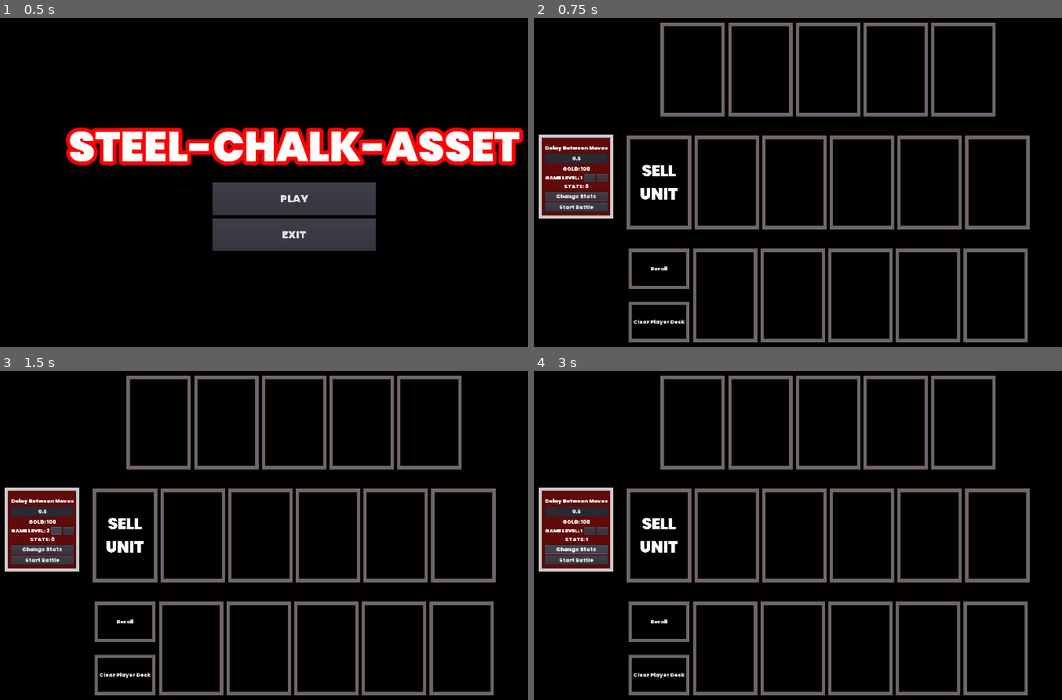
Above: before the commit, frames 1-4 (two rows, left to right).
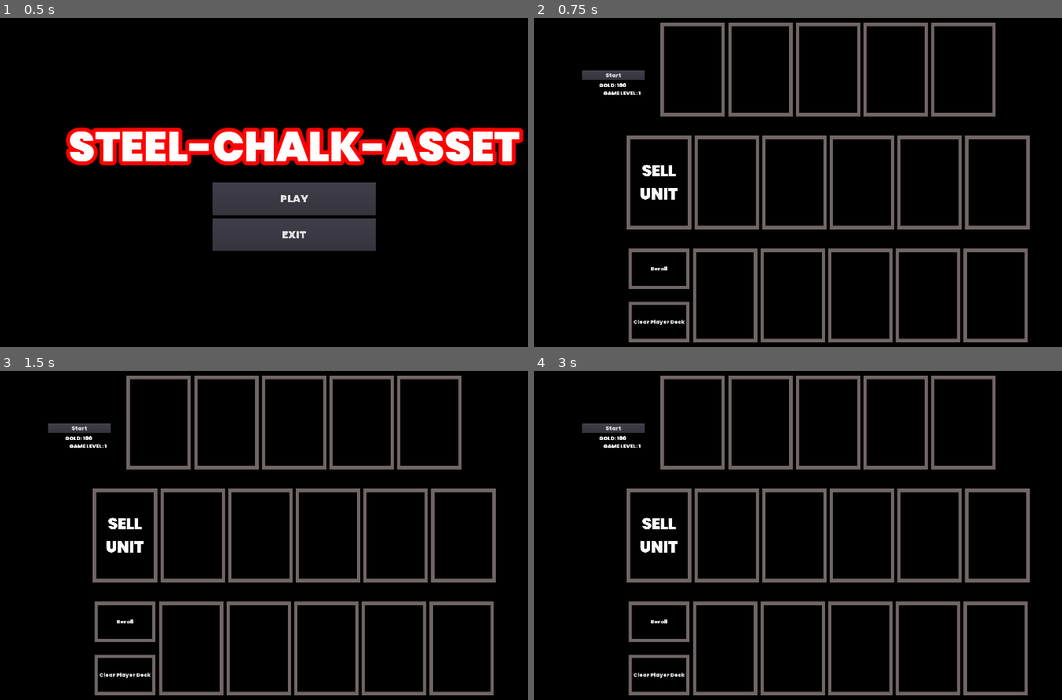
Above: after the commit, the same moments.

Repository: RM35/steel-chalk-asset
Game: Godot game, scene res://main_menu/main_menu.tscn
Two runs of this game, one before a commit and one after it. Both use one fixed random seed, a clock stepped at 60 frames per second and the inputs below.
Inputs (mouse positions are in pixels of both pictures, inside the frame that each line leads up to):
- Up to frame 1 (0.5 s): no input
- Up to frame 2 (0.75 s): click "PLAY" at 0.5 s
- Up to frame 3 (1.5 s): click (52, 532) at 1.27 s
- Up to frame 4 (3 s): click (602, 532) at 2.02 s; click (576, 548) at 2.75 s, where only the run before the commit has a clickable "Change State"

Frame 1 is identical in both runs. In frame 2, 4.1% of the frame differs, in the area x 0-21%, y 15-61%; in frame 3, 4.1%; in frame 4, 4.1%.

Commit message:
feat: debug tool win hidden by default

Diff:
--- a/project.godot
+++ b/project.godot
@@ -31,6 +31,14 @@
 window/stretch/mode="viewport"
 window/stretch/aspect="keep"
 
+[input]
+
+debug={
+"deadzone": 0.5,
+"events": [ Object(InputEventKey,"resource_local_to_scene":false,"resource_name":"","device":0,"alt":false,"shift":false,"control":false,"meta":false,"command":false,"pressed":false,"scancode":16777244,"physical_scancode":0,"unicode":0,"echo":false,"script":null)
+ ]
+}
+
 [physics]
 
 common/enable_pause_aware_picking=true
--- a/world/world.gd
+++ b/world/world.gd
@@ -27,6 +27,9 @@
 #Generating new cards
 export(Curve) var probability_curve: Curve
 var rng = RandomNumberGenerator.new()
+
+#Debug
+var debug_win_delay: float = 0
 
 func get_rarity():
 	rng.randomize()
@@ -61,9 +64,13 @@
 			{"res": l_u_t, "pool_count": card_pools[l_u_t.rarity]}
 
 func _process(delta):
-	$Debug/Panel/MarginContainer/VB/HB/Level.text = "GAME LEVEL: " + str(game_level)
-	$Debug/Panel/MarginContainer/VB/Gold.text = "GOLD: " + str(player_gold)
-	$Debug/Panel/MarginContainer/VB/State.text = "STATE: " + str(game_state)
+	debug_win_delay += delta
+	$MainInfo/Level.text = "GAME LEVEL: " + str(game_level)
+	$MainInfo/Gold.text = "GOLD: " + str(player_gold)
+	print(debug_win_delay)
+	if Input.is_action_pressed("debug") && debug_win_delay > 0.2:
+		debug_win_delay = 0
+		$Debug.visible = !$Debug.visible
 
 #Debug
 func _on_Reroll_pressed():
@@ -110,10 +117,6 @@
 	for node in player_slots:
 		if node.get_node("Control").get_child_count() != 0:
 			node.get_node("Control").get_child(0).queue_free()
-
-func _on_Button_pressed():
-	game_state += 1
-	game_state = game_state % 2
 
 func _on_Battle_pressed():
 	reroll_enemies()
--- a/world/world.tscn
+++ b/world/world.tscn
@@ -189,6 +189,7 @@
 stream = ExtResource( 5 )
 
 [node name="Debug" type="Control" parent="."]
+visible = false
 margin_left = 74.0
 margin_top = 393.0
 margin_right = 303.0
@@ -219,7 +220,7 @@
 margin_left = 20.0
 margin_top = 30.0
 margin_right = 212.0
-margin_bottom = 237.0
+margin_bottom = 228.0
 
 [node name="Label" type="Label" parent="Debug/Panel/MarginContainer/VB"]
 margin_right = 192.0
@@ -237,10 +238,57 @@
 text = "0.5"
 align = 1
 
-[node name="Gold" type="Label" parent="Debug/Panel/MarginContainer/VB"]
+[node name="HB" type="HBoxContainer" parent="Debug/Panel/MarginContainer/VB"]
 margin_top = 64.0
 margin_right = 192.0
-margin_bottom = 87.0
+margin_bottom = 84.0
+
+[node name="LevelUp" type="Button" parent="Debug/Panel/MarginContainer/VB/HB"]
+margin_right = 94.0
+margin_bottom = 20.0
+size_flags_horizontal = 3
+
+[node name="LevelDown" type="Button" parent="Debug/Panel/MarginContainer/VB/HB"]
+margin_left = 98.0
+margin_right = 192.0
+margin_bottom = 20.0
+size_flags_horizontal = 3
+
+[node name="State" type="Label" parent="Debug/Panel/MarginContainer/VB"]
+margin_top = 131.0
+margin_right = 192.0
+margin_bottom = 154.0
+size_flags_horizontal = 3
+size_flags_vertical = 6
+custom_fonts/font = SubResource( 3 )
+text = "STATE:"
+align = 1
+valign = 1
+
+[node name="RoundTimer" type="Timer" parent="."]
+
+[node name="MoveDelay" type="Timer" parent="."]
+wait_time = 0.5
+
+[node name="MainInfo" type="Control" parent="."]
+margin_left = 219.0
+margin_top = 166.0
+margin_right = 371.0
+margin_bottom = 296.0
+
+[node name="Battle" type="Button" parent="MainInfo"]
+margin_left = -12.0
+margin_top = 31.0
+margin_right = 180.0
+margin_bottom = 60.0
+custom_fonts/font = SubResource( 5 )
+text = "Start"
+
+[node name="Gold" type="Label" parent="MainInfo"]
+margin_left = -14.0
+margin_top = 65.0
+margin_right = 178.0
+margin_bottom = 88.0
 size_flags_horizontal = 3
 size_flags_vertical = 6
 custom_fonts/font = SubResource( 3 )
@@ -248,67 +296,21 @@
 align = 1
 valign = 1
 
-[node name="HB" type="HBoxContainer" parent="Debug/Panel/MarginContainer/VB"]
-margin_top = 91.0
-margin_right = 192.0
-margin_bottom = 114.0
-
-[node name="Level" type="Label" parent="Debug/Panel/MarginContainer/VB/HB"]
-margin_right = 61.0
-margin_bottom = 23.0
+[node name="Level" type="Label" parent="MainInfo"]
+margin_left = 53.0
+margin_top = 89.0
+margin_right = 114.0
+margin_bottom = 112.0
 size_flags_horizontal = 3
 size_flags_vertical = 6
 custom_fonts/font = SubResource( 3 )
 text = "LEVEL:"
 align = 1
 valign = 1
-
-[node name="LevelUp" type="Button" parent="Debug/Panel/MarginContainer/VB/HB"]
-margin_left = 65.0
-margin_right = 126.0
-margin_bottom = 23.0
-size_flags_horizontal = 3
-
-[node name="LevelDown" type="Button" parent="Debug/Panel/MarginContainer/VB/HB"]
-margin_left = 130.0
-margin_right = 192.0
-margin_bottom = 23.0
-size_flags_horizontal = 3
-
-[node name="State" type="Label" parent="Debug/Panel/MarginContainer/VB"]
-margin_top = 118.0
-margin_right = 192.0
-margin_bottom = 141.0
-size_flags_horizontal = 3
-size_flags_vertical = 6
-custom_fonts/font = SubResource( 3 )
-text = "STATE:"
-align = 1
-valign = 1
-
-[node name="Button" type="Button" parent="Debug/Panel/MarginContainer/VB"]
-margin_top = 145.0
-margin_right = 192.0
-margin_bottom = 174.0
-custom_fonts/font = SubResource( 5 )
-text = "Change State"
-
-[node name="Battle" type="Button" parent="Debug/Panel/MarginContainer/VB"]
-margin_top = 178.0
-margin_right = 192.0
-margin_bottom = 207.0
-custom_fonts/font = SubResource( 5 )
-text = "Start Battle"
-
-[node name="RoundTimer" type="Timer" parent="."]
-
-[node name="MoveDelay" type="Timer" parent="."]
-wait_time = 0.5
 
 [connection signal="pressed" from="VB/ShopCards/VB/Reroll" to="." method="_on_Reroll_pressed"]
 [connection signal="pressed" from="VB/ShopCards/VB/ClearTeam" to="." method="_on_ClearTeam_pressed"]
 [connection signal="pressed" from="Debug/Panel/MarginContainer/VB/HB/LevelUp" to="." method="_on_LevelUp_pressed"]
 [connection signal="pressed" from="Debug/Panel/MarginContainer/VB/HB/LevelDown" to="." method="_on_LevelDown_pressed"]
-[connection signal="pressed" from="Debug/Panel/MarginContainer/VB/Button" to="." method="_on_Button_pressed"]
-[connection signal="pressed" from="Debug/Panel/MarginContainer/VB/Battle" to="." method="_on_Battle_pressed"]
 [connection signal="timeout" from="MoveDelay" to="." method="_on_MoveDelay_timeout"]
+[connection signal="pressed" from="MainInfo/Battle" to="." method="_on_Battle_pressed"]
